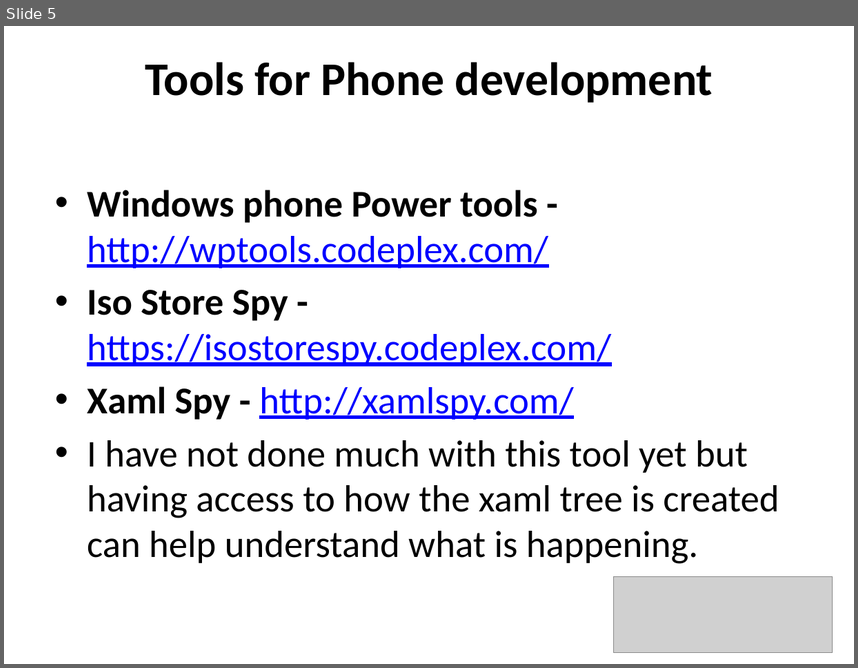
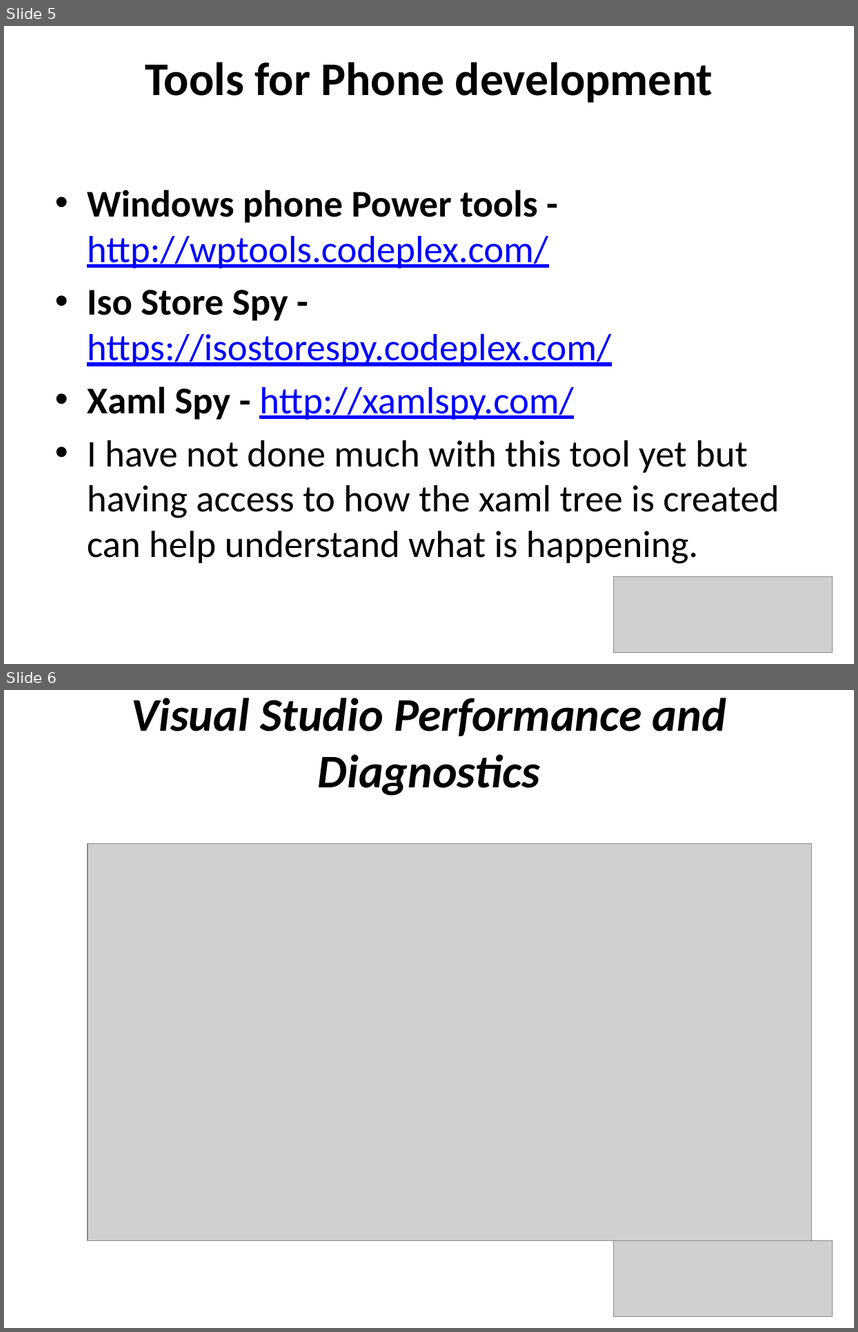
Before and after one commit to underhilld2/UniversalAppPortalClassLibraries, a slide deck: ReCon2014_UniversalAppPortalClassLibraries_Light.pptx. Shown one above the other, each under a label of ours: slide 5 before the commit, slides 5 and 6 after it. The pictures are 858x668 and 858x1332 pixels, drawn with LibreOffice and Linux fonts; fonts in the diff are those of the drawing; grey boxes stand for pictures. Boxes give left, top, right and bottom in pixels: in the first picture for what was removed or moved away, otherwise in the second. Text is boxed around its words. In the diff, an @@ line names an element or a change of style, - is before the commit and + after.

```diff
--- a/ReCon2014_UniversalAppPortalClassLibraries_Light.pptx
+++ b/ReCon2014_UniversalAppPortalClassLibraries_Light.pptx
@@ slide 6 added at box(4, 690, 854, 1328), background #FFFFFF @@
@@ title added at box(132, 698, 726, 796), 39.6 pt, text #000000, bold, italic @@
+Visual Studio Performance and Diagnostics
@@ picture added at box(87, 843, 811, 1240) @@
@@ picture added at box(613, 1240, 833, 1317) @@
```
Also in this commit, not shown: 4 other slides added, 5 slides removed, 4 other files.
